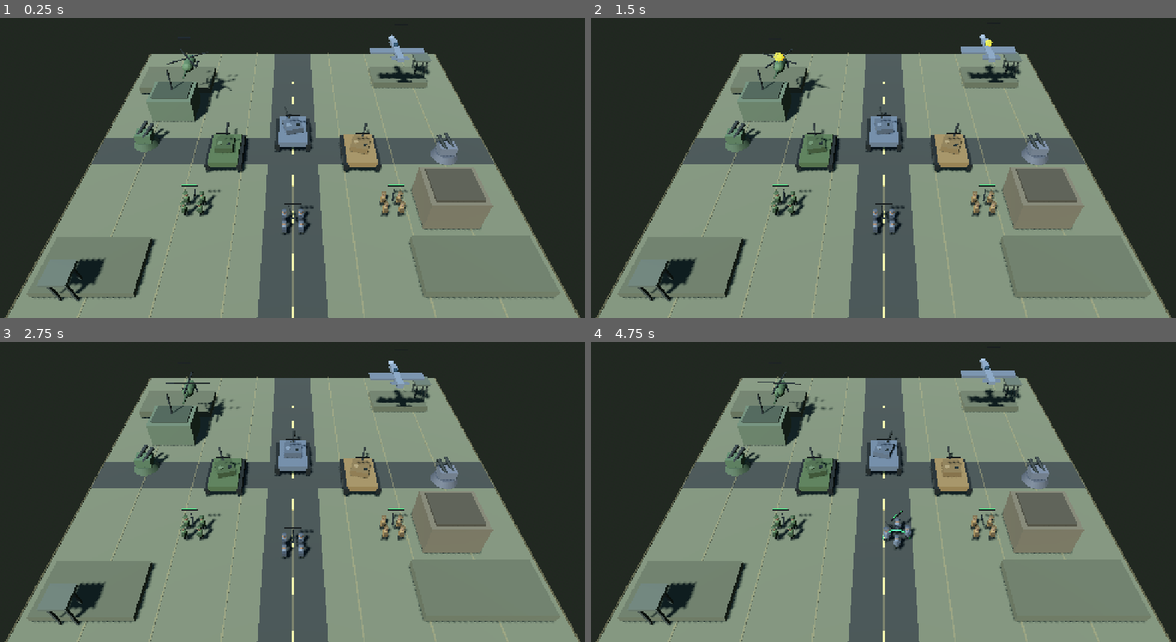
Above: before the commit, frames 1-4 (two rows, left to right).
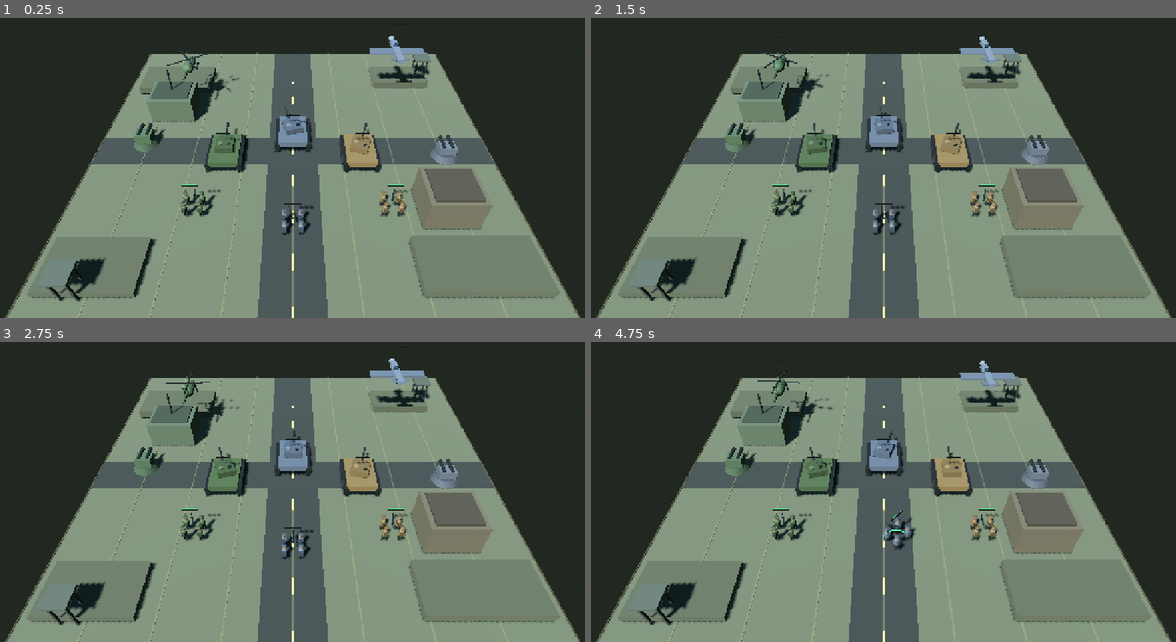
Above: after the commit, the same moments.

Repository: Jamalalbaroty/storm-generals-mobil
Game: Godot game, scene res://prototype_3d/battlefield_3d.tscn
Same seed, same stepped clock (60 frames per second), same inputs: the game is played once before the commit and once after it. This scene is started directly instead of the project's main scene.
Inputs (mouse positions are in pixels of both pictures, inside the frame that each line leads up to):
- Up to frame 1 (0.25 s): no input
- Up to frame 2 (1.5 s): move the mouse to (1018, 132) at 0.52 s; click (1018, 132) at 0.67 s; drag from (760, 165) to (854, 216) at 1.27 s
- Up to frame 3 (2.75 s): move the mouse to (351, 399) at 2.02 s; click (351, 399) at 2.17 s
- Up to frame 4 (4.75 s): drag from (854, 540) to (702, 423) at 2.77 s; move the mouse to (1064, 525) at 3.52 s; click (1064, 525) at 3.67 s; drag from (702, 423) to (795, 390) at 4.27 s

The runs differ from the first frame. In frame 1, 0.5% of the frame differs, in the area x 23-78%, y 5-44%; in frame 2, 0.6%; in frame 3, 0.5%; in frame 4, 0.8%, in the area x 23-78%, y 5-69%.

Commit message:
feat: add faction-aware air defense targeting

Diff:
--- a/prototype_3d/battlefield_3d.gd
+++ b/prototype_3d/battlefield_3d.gd
@@ -294,25 +294,26 @@
 	add_child(sun)
 
 func _build_showcase_units() -> void:
-	_add_placeholder_tank(Vector3(-7.0, 0.0, 1.0), Color(0.28, 0.34, 0.22))
-	_add_placeholder_tank(Vector3(0.0, 0.0, -2.0), Color(0.34, 0.37, 0.40))
-	_add_placeholder_tank(Vector3(7.0, 0.0, 1.0), Color(0.48, 0.39, 0.25))
+	_add_placeholder_tank(Vector3(-7.0, 0.0, 1.0), Color(0.28, 0.34, 0.22), "american")
+	_add_placeholder_tank(Vector3(0.0, 0.0, -2.0), Color(0.34, 0.37, 0.40), "chinese")
+	_add_placeholder_tank(Vector3(7.0, 0.0, 1.0), Color(0.48, 0.39, 0.25), "arab")
 	_build_showcase_infantry()
 	_build_showcase_aircraft()
 	_build_showcase_air_defenses()
 
 
 func _build_showcase_aircraft() -> void:
-	_add_placeholder_helicopter(Vector3(-12.0, 5.2, -9.0), Color(0.28, 0.36, 0.25))
-	_add_placeholder_fighter(Vector3(12.0, 6.4, -10.0), Color(0.40, 0.43, 0.46))
-
-func _add_placeholder_helicopter(at: Vector3, tint: Color) -> void:
+	_add_placeholder_helicopter(Vector3(-12.0, 5.2, -9.0), Color(0.28, 0.36, 0.25), "american")
+	_add_placeholder_fighter(Vector3(12.0, 6.4, -10.0), Color(0.40, 0.43, 0.46), "chinese")
+
+func _add_placeholder_helicopter(at: Vector3, tint: Color, faction_id: String) -> void:
 	var helicopter := Node3D.new()
 	helicopter.position = at
 	add_child(helicopter)
 	showcase_tanks.append(helicopter)
 	helicopter.set_meta("health", 100.0)
 	helicopter.set_meta("unit_type", "helicopter")
+	helicopter.set_meta("faction_id", faction_id)
 	_create_showcase_health_bar(helicopter)
 
 	var hull := MeshInstance3D.new()
@@ -370,13 +371,14 @@
 		rocket.material_override = _make_armour_material(Color(0.18, 0.19, 0.17))
 		weapon_pivot.add_child(rocket)
 
-func _add_placeholder_fighter(at: Vector3, tint: Color) -> void:
+func _add_placeholder_fighter(at: Vector3, tint: Color, faction_id: String) -> void:
 	var fighter := Node3D.new()
 	fighter.position = at
 	add_child(fighter)
 	showcase_tanks.append(fighter)
 	fighter.set_meta("health", 100.0)
 	fighter.set_meta("unit_type", "fighter")
+	fighter.set_meta("faction_id", faction_id)
 	_create_showcase_health_bar(fighter)
 
 	var fuselage := MeshInstance3D.new()
@@ -442,10 +444,10 @@
 			unit.position.y = 6.4 + sin(aircraft_clock * 1.7 + float(unit.get_instance_id() % 7)) * 0.16
 
 func _build_showcase_air_defenses() -> void:
-	_add_air_defense_turret(Vector3(-16.0, 0.0, -1.0), Color(0.30, 0.37, 0.27))
-	_add_air_defense_turret(Vector3(16.0, 0.0, 1.0), Color(0.37, 0.38, 0.40))
-
-func _add_air_defense_turret(at: Vector3, tint: Color) -> void:
+	_add_air_defense_turret(Vector3(-16.0, 0.0, -1.0), Color(0.30, 0.37, 0.27), "american")
+	_add_air_defense_turret(Vector3(16.0, 0.0, 1.0), Color(0.37, 0.38, 0.40), "chinese")
+
+func _add_air_defense_turret(at: Vector3, tint: Color, faction_id: String) -> void:
 	var emplacement := Node3D.new()
 	emplacement.position = at
 	add_child(emplacement)
@@ -481,6 +483,7 @@
 		launcher.position = Vector3(side * 0.43, 0.15, -0.45)
 		launcher.material_override = _make_armour_material(Color(0.13, 0.15, 0.14))
 		tracking_pivot.add_child(launcher)
+	tracking_pivot.set_meta("faction_id", faction_id)
 	air_defense_nodes.append(tracking_pivot)
 	air_defense_cooldowns.append(0.8)
 
@@ -497,6 +500,8 @@
 				continue
 			var candidate_type := str(candidate.get_meta("unit_type", "tank"))
 			if candidate_type != "helicopter" and candidate_type != "fighter":
+				continue
+			if str(candidate.get_meta("faction_id", "")) == str(defense.get_meta("faction_id", "")):
 				continue
 			var distance := defense.global_position.distance_to(candidate.global_position)
 			if distance < nearest_distance:
@@ -538,17 +543,18 @@
 	_resolve_showcase_hit(null, target, 35.0)
 
 func _build_showcase_infantry() -> void:
-	_add_placeholder_infantry_squad(Vector3(-9.0, 0.0, 8.0), Color(0.30, 0.38, 0.25))
-	_add_placeholder_infantry_squad(Vector3(0.0, 0.0, 10.0), Color(0.34, 0.37, 0.40))
-	_add_placeholder_infantry_squad(Vector3(9.0, 0.0, 8.0), Color(0.48, 0.39, 0.25))
-
-func _add_placeholder_infantry_squad(at: Vector3, faction_color: Color) -> void:
+	_add_placeholder_infantry_squad(Vector3(-9.0, 0.0, 8.0), Color(0.30, 0.38, 0.25), "american")
+	_add_placeholder_infantry_squad(Vector3(0.0, 0.0, 10.0), Color(0.34, 0.37, 0.40), "chinese")
+	_add_placeholder_infantry_squad(Vector3(9.0, 0.0, 8.0), Color(0.48, 0.39, 0.25), "arab")
+
+func _add_placeholder_infantry_squad(at: Vector3, faction_color: Color, faction_id: String) -> void:
 	var squad := Node3D.new()
 	squad.position = at
 	add_child(squad)
 	showcase_tanks.append(squad)
 	squad.set_meta("health", 100.0)
 	squad.set_meta("unit_type", "infantry")
+	squad.set_meta("faction_id", faction_id)
 	_create_showcase_health_bar(squad)
 
 	var soldier_offsets := [
@@ -657,13 +663,14 @@
 		else:
 			soldier.position.y = 0.0
 
-func _add_placeholder_tank(at: Vector3, faction_color: Color) -> void:
+func _add_placeholder_tank(at: Vector3, faction_color: Color, faction_id: String) -> void:
 	var tank := Node3D.new()
 	tank.position = at
 	add_child(tank)
 	showcase_tanks.append(tank)
 	tank.set_meta("health", 100.0)
 	tank.set_meta("unit_type", "tank")
+	tank.set_meta("faction_id", faction_id)
 	_create_showcase_health_bar(tank)
 
 	var hull := MeshInstance3D.new()
